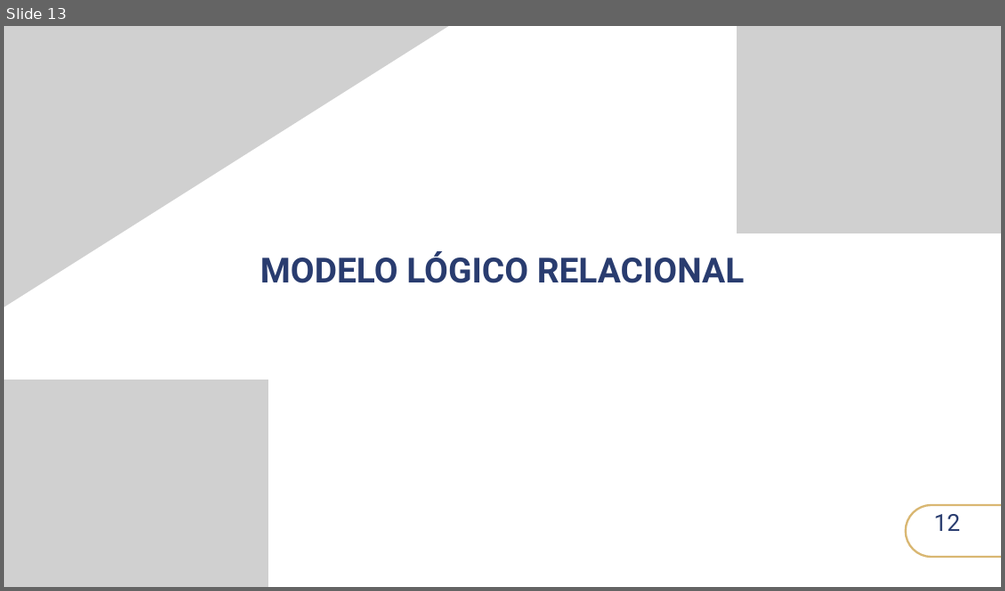
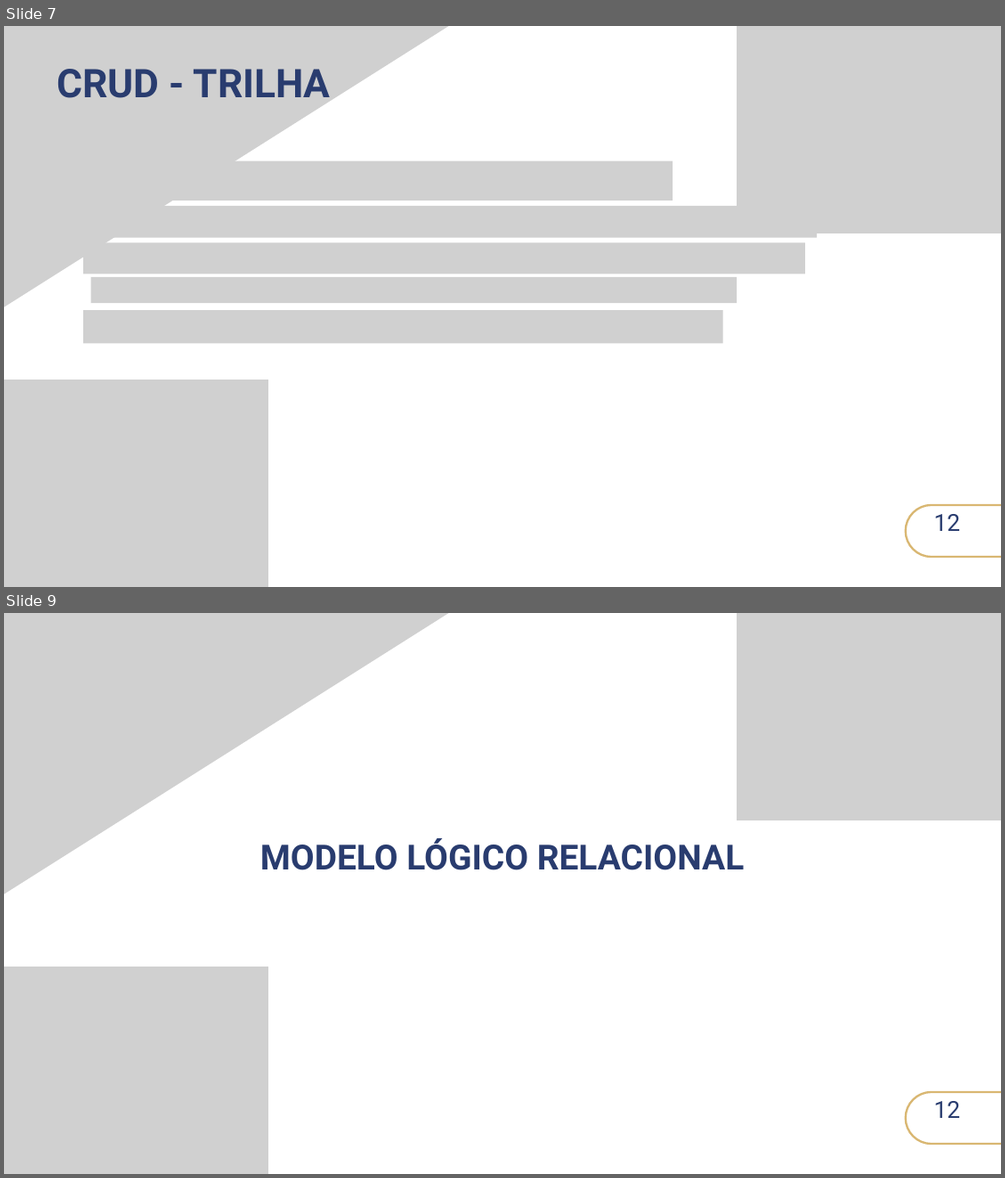
Before and after one commit to sophia-moura/destrava-projeto, a slide deck: Destrava banco de dados.pptx. Shown one above the other, each under a label of ours: slide 13 before the commit, slides 7 and 9 after it; the slides between them are not shown. The pictures are 1005x591 and 1005x1178 pixels, drawn with LibreOffice and Linux fonts; fonts in the diff are those of the drawing; grey boxes stand for pictures; background and template pictures are left out. Boxes give left, top, right and bottom in pixels: in the first picture for what was removed or moved away, otherwise in the second. Text is boxed around its words. In the diff, an @@ line names an element or a change of style, - is before the commit and + after.

```diff
--- a/Destrava banco de dados.pptx
+++ b/Destrava banco de dados.pptx
@@ slide 7 added at bbox=[4, 26, 1001, 587], background #FFFFFF @@
@@ picture added at bbox=[4, 26, 450, 316] @@
@@ picture added at bbox=[736, 26, 1001, 233] @@
@@ text added at bbox=[57, 69, 331, 107], 57 pt, text gradient #1C253F to #293C6F to #555F7D to #222E51, bold @@
+CRUD - TRILHA
@@ picture added at bbox=[60, 161, 672, 200] @@
@@ picture added at bbox=[83, 206, 817, 238] @@
@@ picture added at bbox=[83, 243, 805, 273] @@
@@ picture added at bbox=[90, 277, 736, 303] @@
@@ picture added at bbox=[83, 310, 723, 344] @@
@@ picture added at bbox=[4, 379, 268, 587] @@
@@ freeform shape added at bbox=[905, 505, 1001, 556], outline #F6E7AD 3 pt @@
@@ text added at bbox=[934, 514, 961, 531], 34 pt, text gradient #1C253F to #293C6F to #555F7D to #222E51 @@
+12
@@ what was slide 13 is now slide 9 @@
```
Also in this commit, not shown: 2 slides changed, 4 other slides added, 11 slides removed.
